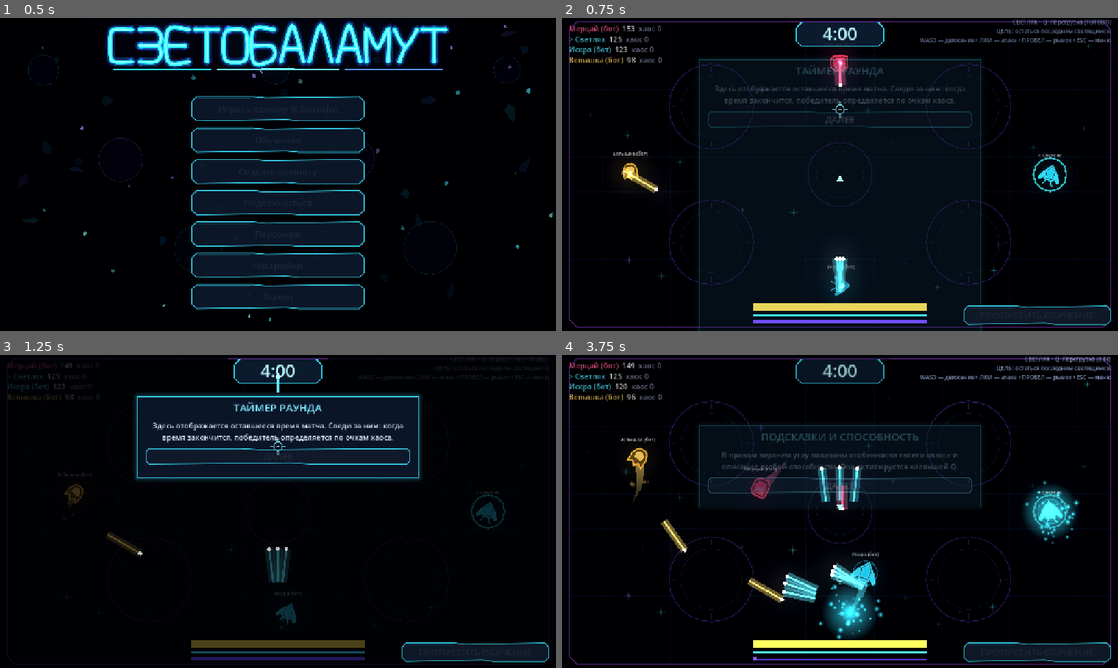
Above: before the commit, frames 1-4 (two rows, left to right).
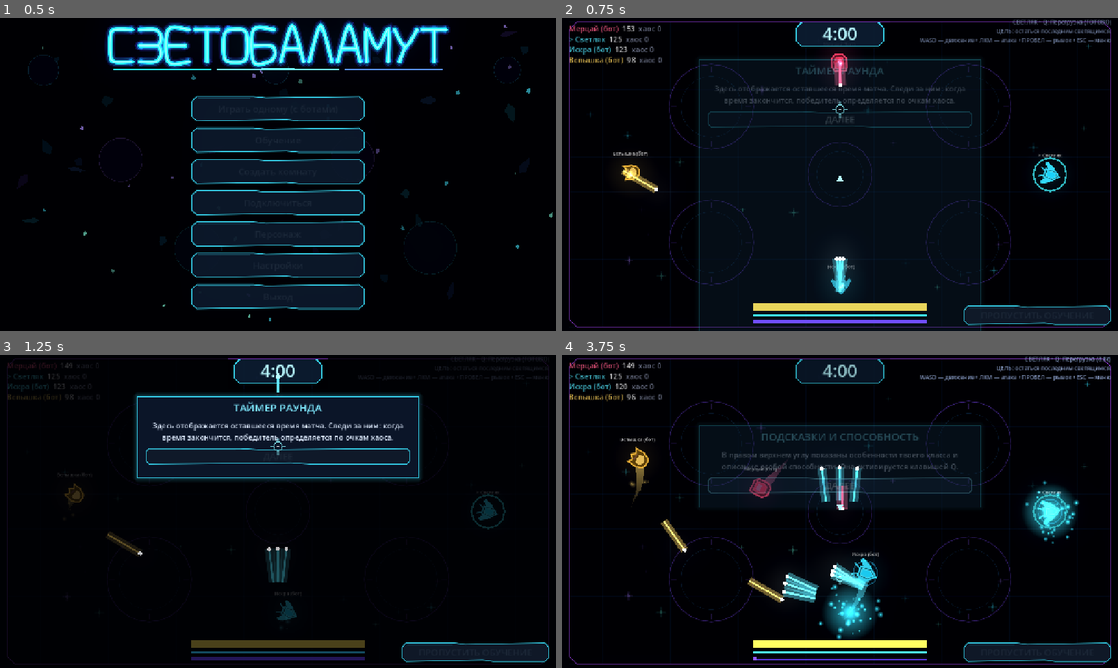
Above: after the commit, the same moments.

Repository: DvoreZZKy/svetobalamut
Game: Godot game, scene res://scenes/menu.tscn
Two runs of this game, one before a commit and one after it. Both use one fixed random seed, a clock stepped at 60 frames per second and the inputs below.
Inputs (mouse positions are in pixels of both pictures, inside the frame that each line leads up to):
- Up to frame 1 (0.5 s): no input
- Up to frame 2 (0.75 s): click "Играть одному (с ботами)" at 0.5 s
- Up to frame 3 (1.25 s): no input
- Up to frame 4 (3.75 s): tap Enter (restart) at 1.25 s; move the mouse to (962, 495) at 1.27 s; hold D (right) 1.28-2 s; tap Q (ability) at 1.35, 2.85 s; click (962, 495) at 1.42 s; click "ДАЛЕЕ" at 2 s; move the mouse to (728, 527) at 2.77 s; hold S (down) 2.78-3.5 s; click "ДАЛЕЕ" at 3.5 s

Frame 1 is identical in both runs. In frame 2, 0.4% of the frame differs, in the area x 10-90%, y 11-90%; in frame 3, 0.2%; in frame 4, 0.5%, in the area x 11-91%, y 29-75%.

Commit message:
Rotate character top toward mouse aim

Diff:
--- a/scripts/arena.gd
+++ b/scripts/arena.gd
@@ -729,7 +729,7 @@
 		line.visible = false
 	trail_layer.add_child(line)
 	return {"root": root, "halo": halo, "actor": actor, "lbl": lbl, "line": line, "mat": sm,
-		"local_ring": local_ring, "ability_ring": ability_ring, "pos": pd.p, "rot": (pd.a as Vector2).angle(),
+		"local_ring": local_ring, "ability_ring": ability_ring, "pos": pd.p, "rot": (pd.a as Vector2).angle() + PI * 0.5,
 		"kick": 0.0, "kind": pd.k, "ci": pd.c}
 
 
@@ -793,7 +793,10 @@
 			ability_ring.scale = Vector2.ONE * (1.0 + 0.08 * sin(t * 12.0))
 		line.visible = vis and not _is_potato()
 		root.position = pv.pos
-		pv.rot = lerp_angle(pv.rot, (pd.a as Vector2).angle(), minf(1.0, 30.0 * dt))
+		# The character artwork's forward side (and hat) points upward in local space.
+		# Rotate that top edge toward the aim vector instead of aligning its X axis.
+		var aim_rotation := (pd.a as Vector2).angle() + PI * 0.5
+		pv.rot = lerp_angle(pv.rot, aim_rotation, minf(1.0, 30.0 * dt))
 		actor.rotation = pv.rot
 		pv.kick = maxf(0.0, pv.kick - dt * 7.0)
 		var pulse := 1.0 + 0.07 * sin(t * 11.0 + id)
